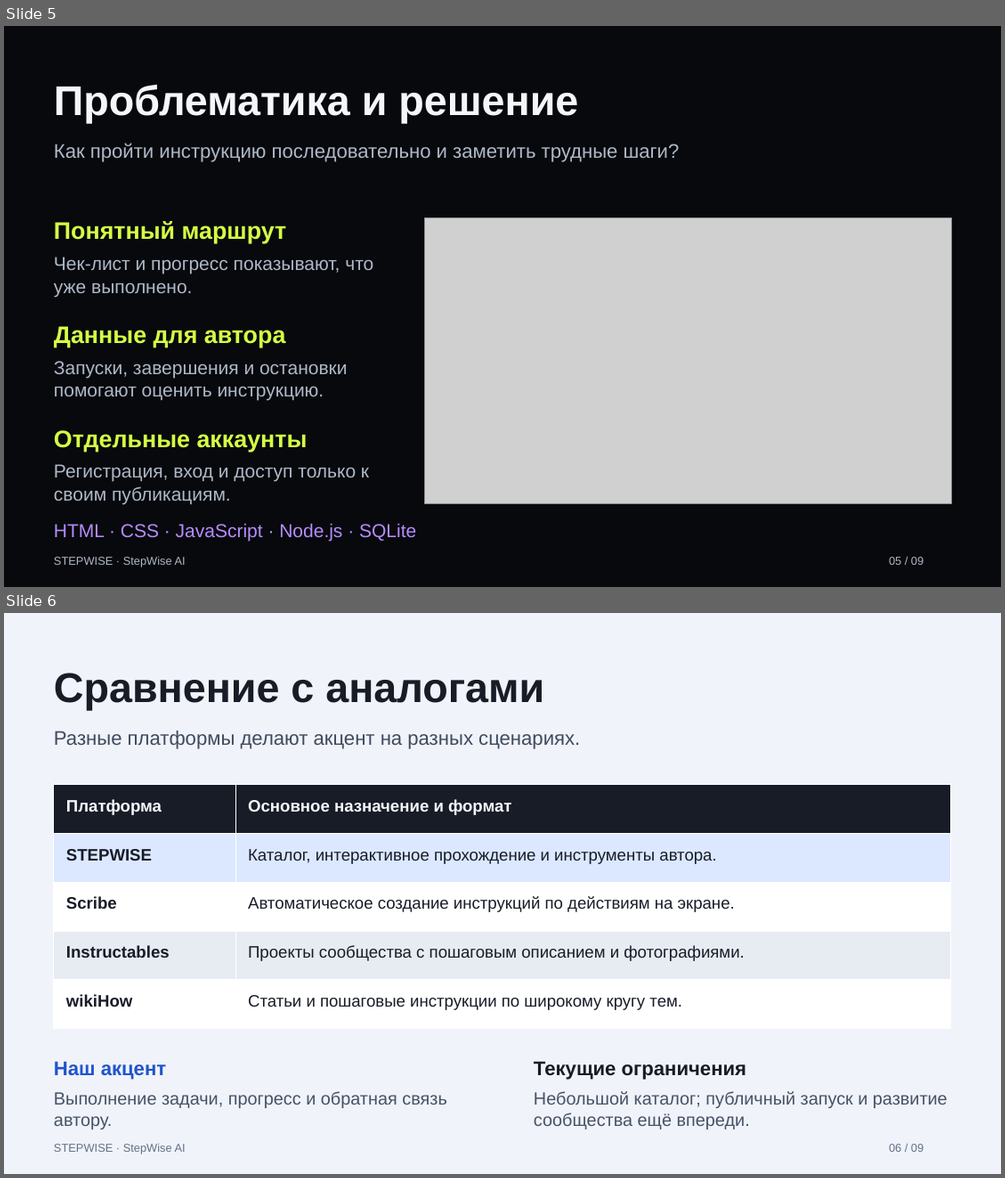
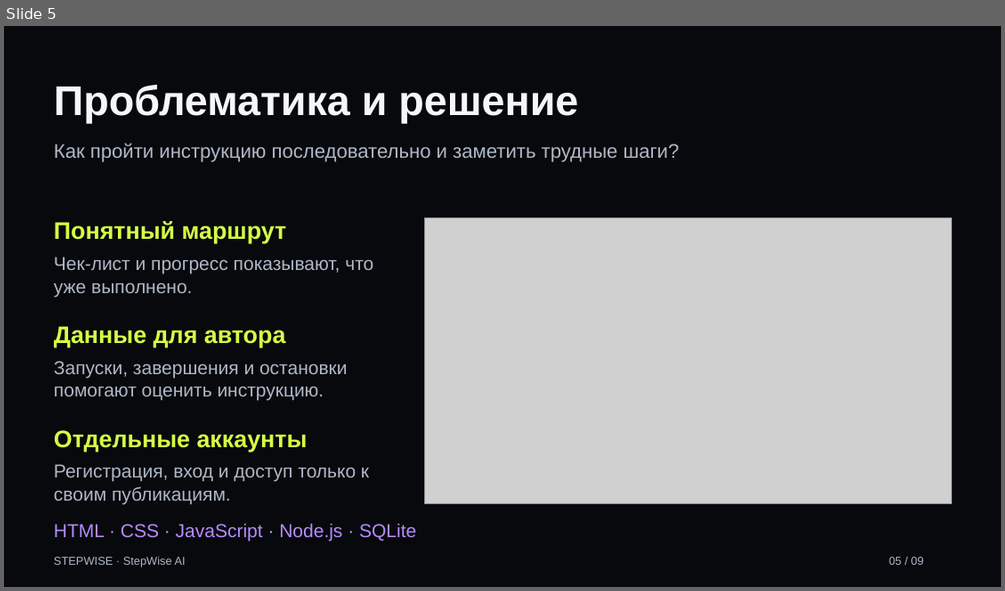
Before and after one commit to 13ezh131-coder/stepwise, a slide deck: docs/presentation/STEPWISE.pptx. Shown one above the other, each under a label of ours: slides 5 and 6 before the commit, slide 5 after it. The pictures are 1005x1178 and 1005x591 pixels, drawn with LibreOffice and Linux fonts; fonts in the diff are those of the drawing; grey boxes stand for pictures. Boxes give left, top, right and bottom in pixels: in the first picture for what was removed or moved away, otherwise in the second. Text is boxed around its words. In the diff, an @@ line names an element or a change of style, - is before the commit and + after.

```diff
--- a/docs/presentation/STEPWISE.pptx
+++ b/docs/presentation/STEPWISE.pptx
@@ slide 6 removed at box(4, 613, 1001, 1174), background #F0F3F9 @@
@@ text removed at box(54, 673, 544, 710) @@
-Сравнение с аналогами
@@ text removed at box(54, 730, 580, 749) @@
-Разные платформы делают акцент на разных сценариях.
@@ table removed at box(54, 784, 952, 1028), 5 rows, 2 columns @@
-Платформа | Основное назначение и формат
-STEPWISE | Каталог, интерактивное прохождение и инструменты автора.
-Scribe | Автоматическое создание инструкций по действиям на экране.
-Instructables | Проекты сообщества с пошаговым описанием и фотографиями.
-wikiHow | Статьи и пошаговые инструкции по широкому кругу тем.
@@ text removed at box(54, 1061, 166, 1079) @@
-Наш акцент
@@ text removed at box(534, 1061, 746, 1079) @@
-Текущие ограничения
@@ text removed at box(54, 1091, 446, 1129) @@
-Выполнение задачи, прогресс и обратная связь
-автору.
@@ text removed at box(534, 1091, 947, 1129) @@
-Небольшой каталог; публичный запуск и развитие
-сообщества ещё впереди.
@@ text removed at box(54, 1143, 186, 1154) @@
-STEPWISE · StepWise AI
@@ text removed at box(889, 1143, 923, 1151) @@
-06 / 09
```
Also in this commit, not shown: 1 slide added, 1 other file.
